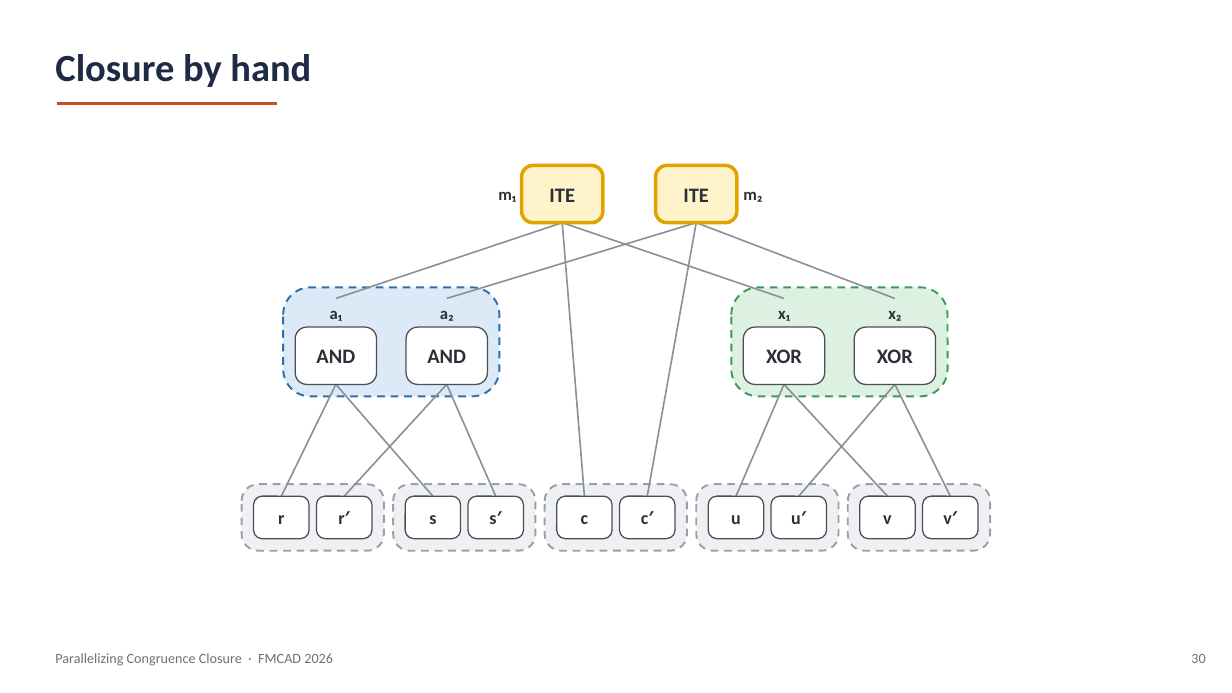
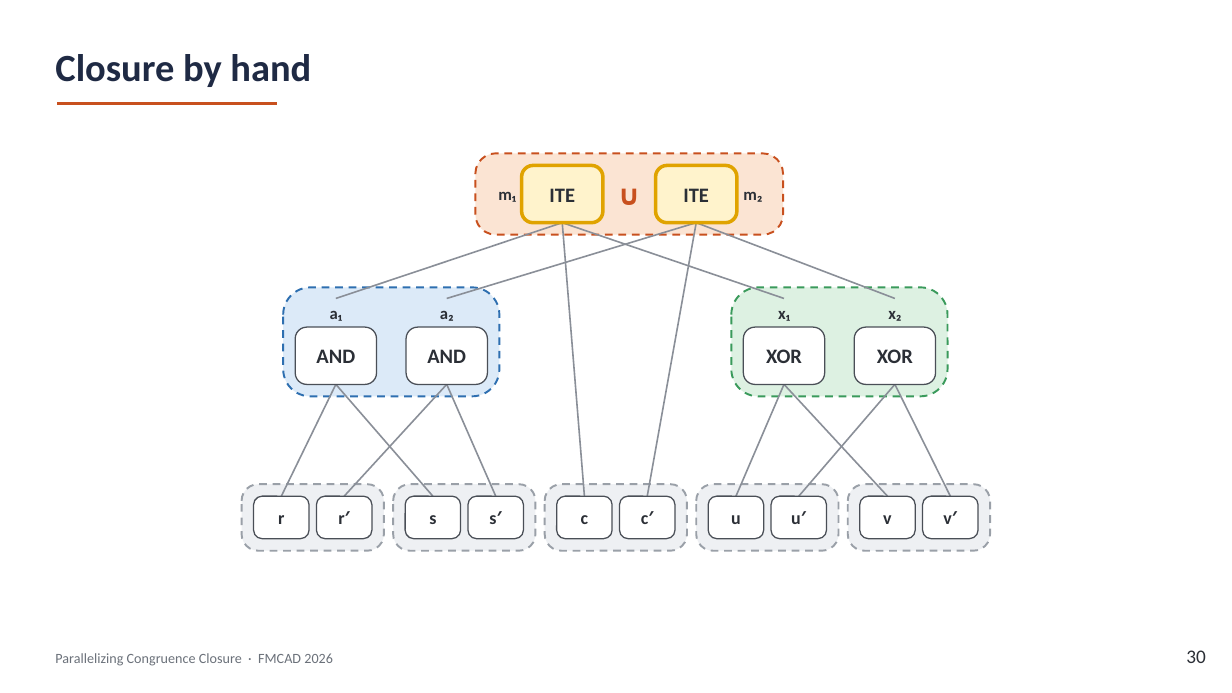
Before and after one commit to amarshah1/parallelcc-paper, a slide deck: slide 30 of slides/parallelcc-part1.pptx. Drawn at 1232x693 pixels with LibreOffice and Linux fonts; fonts in the diff are those of the drawing. Boxes give left, top, right and bottom in pixels: in the first picture for what was removed or moved away, otherwise in the second. Text is boxed around its words. In the diff, an @@ line names an element or a change of style, - is before the commit and + after.

```diff
--- a/slides/parallelcc-part1.pptx
+++ b/slides/parallelcc-part1.pptx
@@ rounded rectangle added at (x1=475, y1=153, x2=783, y2=235), fill #FBE4D3, outline #C8501E 1.5 pt dashed @@
@@ text added at (x1=592, y1=166, x2=666, y2=222), 22 pt, text #C8501E, bold @@
+∪
@@ text "30" at (x1=1186, y1=650, x2=1205, y2=663): size 11 to 15 pt, text colour #6B717A to #2B2F36 @@
```
Also in this commit, not shown: 43 other slides changed, 4 slides added, 2 slides removed, 1 other file.
